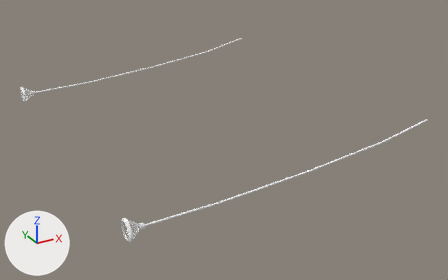
Two versions of the glTF model a400don.glb, one commit apart.
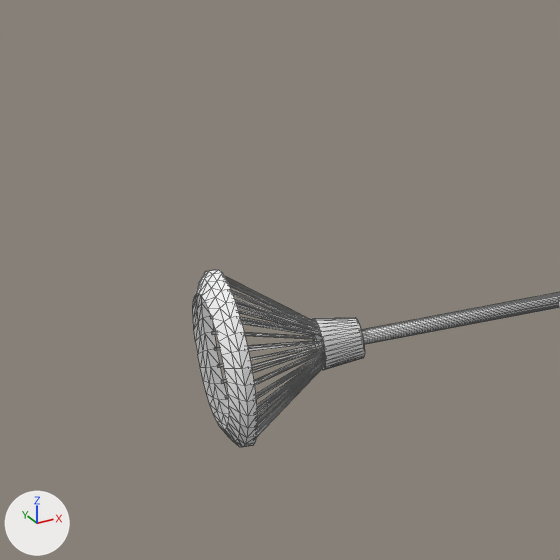
The first picture shows the older version from a camera (50 mm lens) standing at (-43.2, -54.9, 21.2) and looking at (-14.2, -2.2, -5.2). The close-ups show both versions on the part from 1% to 12% of the width and 22% to 40% of the height of that picture; other places that the commit changed are outside them. Lighting does not change. The marker at lower left points along +X, +Y and +Z. The close-ups show mesh edges as thin lines.

Before the edit, the objects in view are built like this:
```python
me_立方体_001 = bpy.data.meshes.new('立方体.001')
me_立方体_001.from_pydata(...)  # 608 vertices, 1032 faces; spans x -84.0..212.0, y -69.0..69.0, z -105.0..15.0
# faces by material slot: [656, 124, 252]
me_立方体_001.materials.append(mat_マテリアル_003)  # white #ffffff
me_立方体_001.materials.append(None)
me_立方体_001.materials.append(mat_マテリアル_004)  # white #ffffff
ob_立方体_002 = bpy.data.objects.new('立方体.002', me_立方体_001)
ob_立方体_002.location = (-26.98, 17.16, -3.11)
ob_立方体_002.rotation_euler = (0.0, 1.568, 0.0)  # degrees (0, 90, 0)
ob_立方体_002.scale = (-0.0134, -0.0134, -0.25)
```
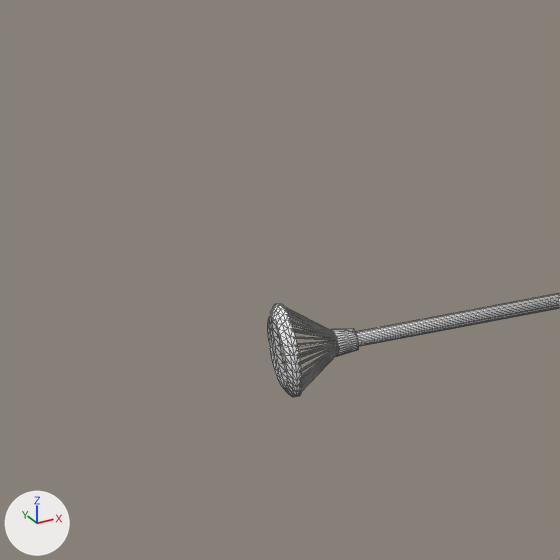
What changed in the scene script:
```text
Add mat_マテリアル_009:
    mat_マテリアル_009 = principled_material('マテリアル.009')
    mat_マテリアル_009.base_color = (1.0, 1.0, 1.0)  # white #ffffff
Add me_立方体_007:
    me_立方体_007.from_pydata(...)  # 608 vertices, 1032 faces; spans x -52.0..212.0, y -37.0..36.0, z -105.0..12.0
    # faces by material slot: [80, 124, 252, 576]
    me_立方体_007.materials.append(mat_マテリアル_003)  # white #ffffff
    me_立方体_007.materials.append(mat_マテリアル_004)  # white #ffffff
    me_立方体_007.materials.append(mat_マテリアル_009)  # white #ffffff
Remove ob_立方体_002:
    ob_立方体_002 = bpy.data.objects.new('立方体.002', me_立方体_001)
    ob_立方体_002.location = (-26.98, 17.16, -3.11)
    ob_立方体_002.rotation_euler = (0.0, 1.568, 0.0)  # degrees (0, 90, 0)
    ob_立方体_002.scale = (-0.0134, -0.0134, -0.25)
Add ob_立方体_005:
    ob_立方体_005 = bpy.data.objects.new('立方体.005', me_立方体_007)
    ob_立方体_005.location = (-26.98, 17.13, -3.11)
    ob_立方体_005.rotation_euler = (0.0, 1.568, 0.0)  # degrees (0, 90, 0)
    ob_立方体_005.scale = (-0.0134, -0.0134, -0.25)
```

Pixel boxes (x1, y1, x2, y2) of what changed, in the close-ups (560 x 560 px):
'立方体.002', deleted: before (193, 270, 560, 447)
    faces in mat_マテリアル_003 (white #ffffff): (193, 270, 325, 447)
    faces in mat_マテリアル_004 (white #ffffff): (361, 292, 560, 345)
'立方体.005', added: after (268, 293, 560, 397)
    faces in mat_マテリアル_009 (white #ffffff): (268, 304, 337, 397)
    faces in mat_マテリアル_004 (white #ffffff): (356, 293, 560, 347)
